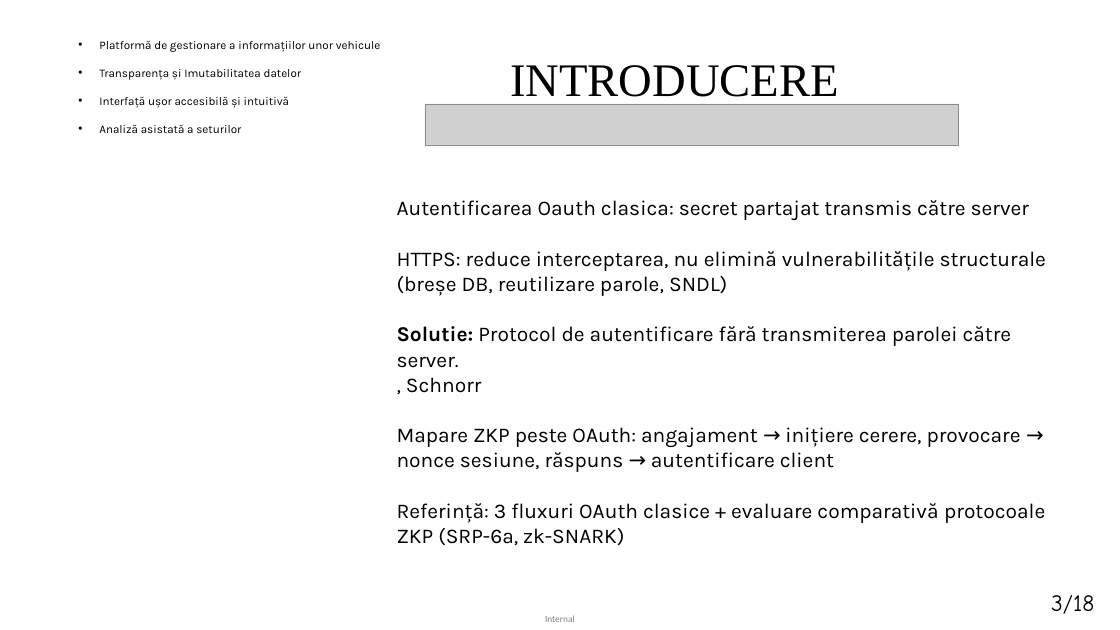
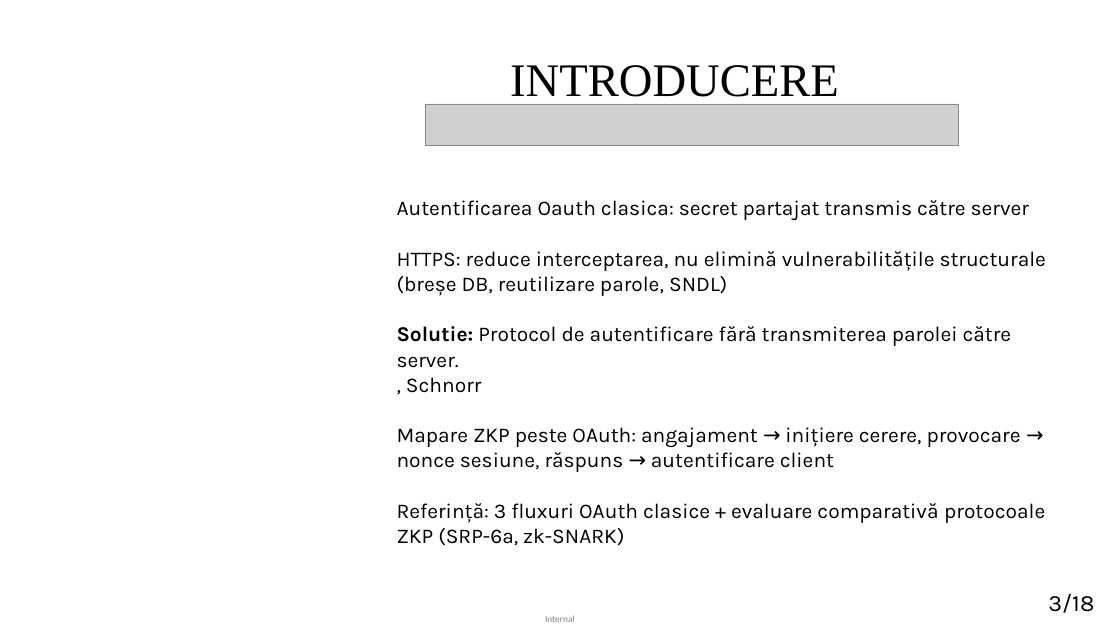
Before and after one commit to matei-rares-a/acas, a slide deck: slide 3 of docs/prezentare/current_draft/disertatie_matei_rares_prezentare_main.pptx. Drawn at 1120x630 pixels with LibreOffice and Linux fonts; fonts in the diff are those of the drawing; grey boxes stand for pictures. Boxes give left, top, right and bottom in pixels: in the first picture for what was removed or moved away, otherwise in the second. Text is boxed around its words. In the diff, an @@ line names an element or a change of style, - is before the commit and + after.

```diff
--- a/docs/prezentare/current_draft/disertatie_matei_rares_prezentare_main.pptx
+++ b/docs/prezentare/current_draft/disertatie_matei_rares_prezentare_main.pptx
@@ text removed at bbox=[99, 41, 381, 133] @@
-• Platformă de gestionare a informațiilor unor vehicule
-• Transparența și Imutabilitatea datelor
-• Interfață ușor accesibilă și intuitivă
-• Analiză asistată a seturilor
@@ text "3/18" at bbox=[1048, 594, 1094, 613]: font Comic Neue to Karla @@
```
Also in this commit, not shown: 14 other slides changed, 4 slides added, 4 slides removed, 9 other files.
